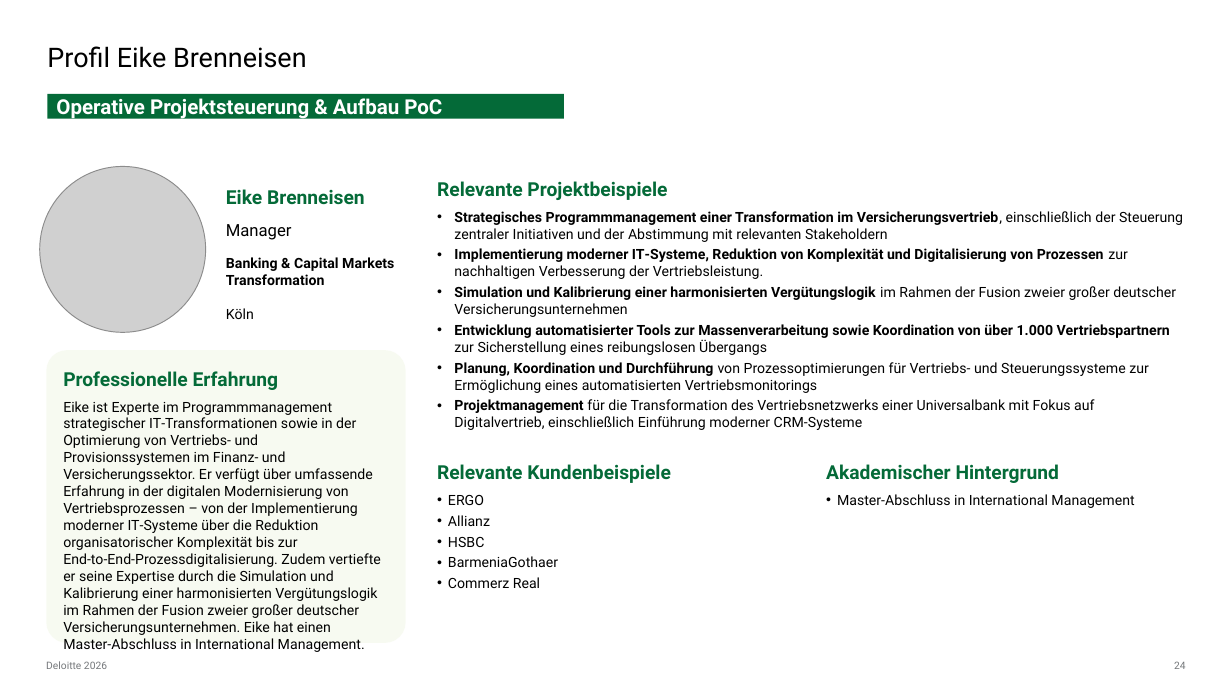
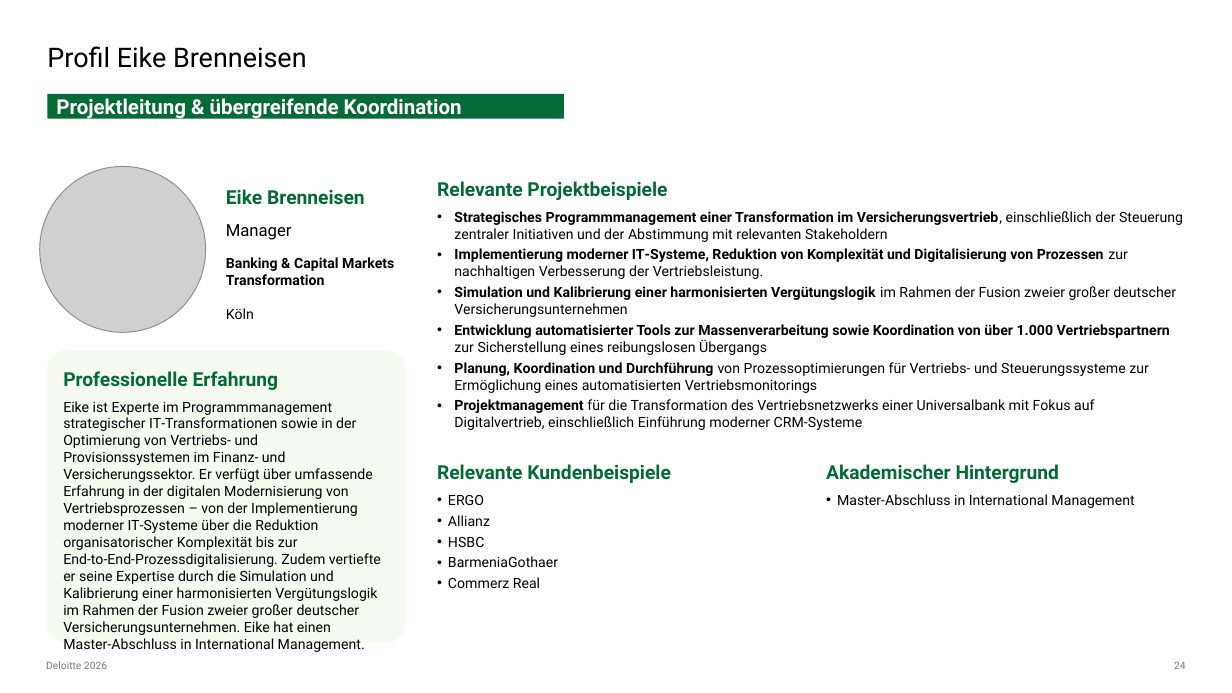
Before and after one commit to brenneisen-e/01_ki-arbeitsplatz, a slide deck: slide 24 of Bestandsuebertragung/kontextdokumente/20260702_ERGO_HR Sales_Makler meets KI_Angebot Deloitte_vworking.pptx. Drawn at 1232x693 pixels with LibreOffice and Linux fonts; fonts in the diff are those of the drawing; grey boxes stand for pictures. Boxes give left, top, right and bottom in pixels: in the first picture for what was removed or moved away, otherwise in the second. Text is boxed around its words. In the diff, an @@ line names an element or a change of style, - is before the commit and + after.

```diff
--- a/Bestandsuebertragung/kontextdokumente/20260702_ERGO_HR Sales_Makler meets KI_Angebot Deloitte_vworking.pptx
+++ b/Bestandsuebertragung/kontextdokumente/20260702_ERGO_HR Sales_Makler meets KI_Angebot Deloitte_vworking.pptx
@@ text in rectangle at box(56, 98, 462, 120): text changed @@
-Operative Projektsteuerung & Aufbau PoC
+Projektleitung & übergreifende Koordination
```
Also in this commit, not shown: 5 other slides changed.
